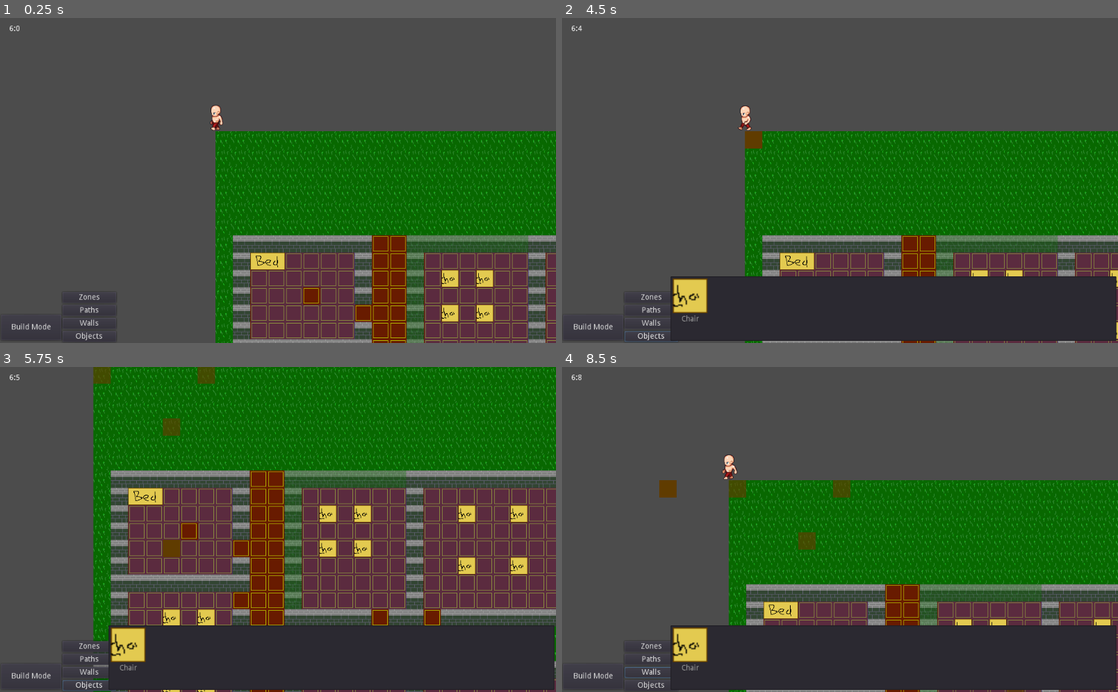
Above: before the commit, frames 1-4 (two rows, left to right).
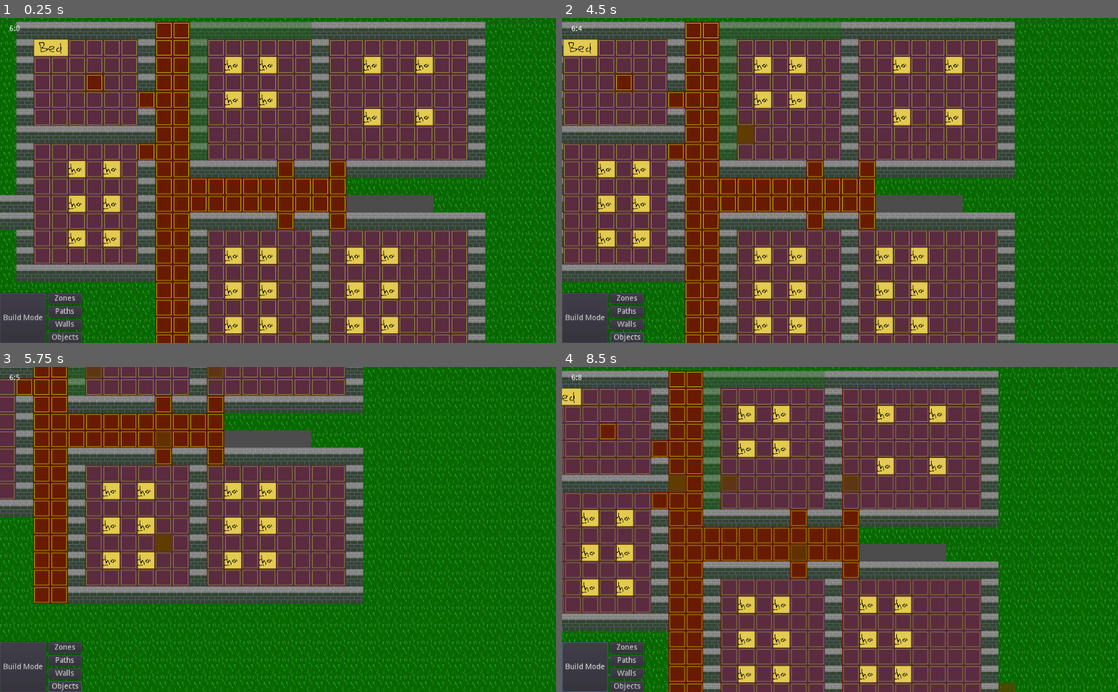
Above: after the commit, the same moments.

Repository: SLangrick/Builder
Game: Godot game, scene res://Main.tscn
Same seed, same stepped clock (60 frames per second), same inputs: the game is played once before the commit and once after it. The engine's default icon, where the game draws it, is replaced by a stand-in: a white triangle on a blue panel in a dark square.
Inputs (mouse positions are in pixels of both pictures, inside the frame that each line leads up to):
- Up to frame 1 (0.25 s): no input
- Up to frame 2 (4.5 s): click "Build Mode" at 0.5 s; click "Zones" at 1.25 s; click "Paths" at 2 s; click "Walls" at 2.75 s; click "Objects" at 3.5 s; tap Enter at 4.25 s; move the mouse to (778, 131) at 4.27 s; press the mouse at (778, 131) at 4.28 s; hold Right (ui_right) from 4.28 s (still down)
- Up to frame 3 (5.75 s): move the mouse to (166, 545) at 5.02 s; release Right (ui_right) at 5.03 s; release the mouse at (166, 545) at 5.03 s; hold Down (ui_down) from 5.03 s (still down); tap R at 5.1 s
- Up to frame 4 (8.5 s): move the mouse to (895, 458) at 5.77 s; release Down (ui_down) at 5.78 s; hold Right (ui_right) 5.78-6.53 s; hold 1 5.78-6.53 s; move the mouse to (812, 594) at 6.52 s; hold Up (ui_up) 6.53-7.28 s; tap 2 at 6.6 s; click (812, 594) at 6.67 s; move the mouse to (1006, 578) at 7.27 s; hold 3 7.28-8.03 s; hold Left (ui_left) from 7.28 s (still down); move the mouse to (673, 480) at 8.02 s; tap 4 at 8.1 s

The runs differ from the first frame. In frame 1, 87% of the frame differs, in the area x 0-100%, y 0-100%; in frame 2, 88%; in frame 3, 83%; in frame 4, 87%.
Error before the commit: Invalid get index 'Class1' (on base: 'Dictionary'). (res://Main.gd:57)
Error after the commit: Invalid set index 'text' (on base: 'null instance') with value of type 'String'. (res://Main.gd:127)

Commit message:
Added Free activities
Added Freetime decision in Area Node. Need to add zones to area once zone created

Diff:
--- a/Area.gd
+++ b/Area.gd
@@ -4,3 +4,54 @@
 onready var Zones = $Zones
 onready var Objects = $Object
 onready var ToBuild = $ToBuild
+
+var FreeTime_Zones = []
+var House1_Zones = []
+var Freetime_Activities = []
+
+
+func _ready() -> void:
+	freetime(1)
+
+func freetime(house):
+	Freetime_Activities.append(0)
+	Freetime_Activities.append(1)
+	for i in FreeTime_Zones:
+		var type
+		type = i.get_type
+		var counter = 0
+		while counter < i.get_Unassinged_Number():
+			counter =+ 1
+			if type == "Library":
+				Freetime_Activities.append(3)
+
+
+	if house == 1:
+		for i in House1_Zones:
+			var type
+			type = i.get_type
+			var counter = 0
+			while counter < i.get_Unassinged_Number():
+				counter =+ 1
+				if type == "Library":
+					Freetime_Activities.append(2)
+	#add for other houses
+	var num = randi() % Freetime_Activities.size()
+	var value = Freetime_Activities[num]
+	if value == 0:
+		#cloud watch
+#		var used = Pathable.get_used_cells_by_id(0)
+#		num = randi() % used.size()
+		return "Cloudwatch"
+	elif value == 1:
+		#change to paper plane or something
+		return "Cloudwatch"
+	elif value == 2:
+		#socialise in common room
+		return "Common"
+	elif value == 3:
+		#socialise in common room
+		return "Library"
+	elif value == 4:
+		#socialise in common room
+		return "Duel"
--- a/Main.tscn
+++ b/Main.tscn
@@ -63,22 +63,12 @@
 script = ExtResource( 1 )
 
 [node name="Camera" parent="Area" instance=ExtResource( 3 )]
-position = Vector2( 115.338, 91.0601 )
+position = Vector2( 514.352, 485.164 )
 collision_layer = 0
 collision_mask = 0
 
 [node name="CanvasLayer" type="CanvasLayer" parent="."]
 script = ExtResource( 4 )
-
-[node name="Button" type="Button" parent="CanvasLayer"]
-margin_left = 2.0
-margin_top = 548.0
-margin_right = 113.0
-margin_bottom = 595.0
-text = "Build Mode"
-__meta__ = {
-"_edit_use_anchors_": false
-}
 
 [node name="lblWorldTime" type="Label" parent="CanvasLayer"]
 margin_left = 16.8688
@@ -98,54 +88,69 @@
 "_edit_use_anchors_": false
 }
 
-[node name="VBoxContainer" type="VBoxContainer" parent="CanvasLayer/Tabs"]
-margin_left = 84.0
-margin_top = 420.0
-margin_right = 183.0
-margin_bottom = 512.0
+[node name="ItemList" type="ItemList" parent="CanvasLayer"]
+margin_left = 155.0
+margin_top = 508.0
+margin_right = 155.0
+margin_bottom = 600.0
 __meta__ = {
 "_edit_use_anchors_": false
 }
 
-[node name="Zones" type="Button" parent="CanvasLayer/Tabs/VBoxContainer"]
-margin_right = 99.0
+[node name="HBoxContainer" type="HBoxContainer" parent="CanvasLayer"]
+anchor_top = 1.0
+anchor_bottom = 1.0
+margin_top = -92.0
+margin_right = 225.0
+__meta__ = {
+"_edit_use_anchors_": true
+}
+
+[node name="Button" type="Button" parent="CanvasLayer/HBoxContainer"]
+margin_right = 85.0
+margin_bottom = 92.0
+text = "Build Mode"
+__meta__ = {
+"_edit_use_anchors_": false
+}
+
+[node name="VBoxContainer" type="VBoxContainer" parent="CanvasLayer/HBoxContainer"]
+margin_left = 89.0
+margin_right = 151.0
+margin_bottom = 92.0
+__meta__ = {
+"_edit_use_anchors_": false
+}
+
+[node name="Zones" type="Button" parent="CanvasLayer/HBoxContainer/VBoxContainer"]
+margin_right = 62.0
 margin_bottom = 20.0
 text = "Zones"
 __meta__ = {
 "_edit_use_anchors_": false
 }
 
-[node name="Paths" type="Button" parent="CanvasLayer/Tabs/VBoxContainer"]
+[node name="Paths" type="Button" parent="CanvasLayer/HBoxContainer/VBoxContainer"]
 margin_top = 24.0
-margin_right = 99.0
+margin_right = 62.0
 margin_bottom = 44.0
 text = "Paths"
 
-[node name="Walls" type="Button" parent="CanvasLayer/Tabs/VBoxContainer"]
+[node name="Walls" type="Button" parent="CanvasLayer/HBoxContainer/VBoxContainer"]
 margin_top = 48.0
-margin_right = 99.0
+margin_right = 62.0
 margin_bottom = 68.0
 text = "Walls"
 
-[node name="Objects" type="Button" parent="CanvasLayer/Tabs/VBoxContainer"]
+[node name="Objects" type="Button" parent="CanvasLayer/HBoxContainer/VBoxContainer"]
 margin_top = 72.0
-margin_right = 99.0
+margin_right = 62.0
 margin_bottom = 92.0
 text = "Objects"
-
-[node name="ItemList" type="ItemList" parent="CanvasLayer"]
-visible = false
-margin_left = 200.0
-margin_top = 477.0
-margin_right = 1021.0
-margin_bottom = 596.0
-__meta__ = {
-"_edit_use_anchors_": false
-}
 [connection signal="Mode_Change" from="CanvasLayer" to="." method="_on_CanvasLayer_Mode_Change"]
-[connection signal="pressed" from="CanvasLayer/Button" to="CanvasLayer" method="_on_Button_pressed"]
-[connection signal="pressed" from="CanvasLayer/Tabs/VBoxContainer/Zones" to="CanvasLayer" method="_on_Zones_pressed"]
-[connection signal="pressed" from="CanvasLayer/Tabs/VBoxContainer/Paths" to="CanvasLayer" method="_on_Paths_pressed"]
-[connection signal="pressed" from="CanvasLayer/Tabs/VBoxContainer/Walls" to="CanvasLayer" method="_on_Walls_pressed"]
-[connection signal="pressed" from="CanvasLayer/Tabs/VBoxContainer/Objects" to="CanvasLayer" method="_on_Objects_pressed"]
 [connection signal="item_selected" from="CanvasLayer/ItemList" to="CanvasLayer" method="_on_ItemList_item_selected"]
+[connection signal="pressed" from="CanvasLayer/HBoxContainer/Button" to="CanvasLayer" method="_on_Button_pressed"]
+[connection signal="pressed" from="CanvasLayer/HBoxContainer/VBoxContainer/Zones" to="CanvasLayer" method="_on_Zones_pressed"]
+[connection signal="pressed" from="CanvasLayer/HBoxContainer/VBoxContainer/Paths" to="CanvasLayer" method="_on_Paths_pressed"]
+[connection signal="pressed" from="CanvasLayer/HBoxContainer/VBoxContainer/Walls" to="CanvasLayer" method="_on_Walls_pressed"]
+[connection signal="pressed" from="CanvasLayer/HBoxContainer/VBoxContainer/Objects" to="CanvasLayer" method="_on_Objects_pressed"]
--- a/Student.gd
+++ b/Student.gd
@@ -5,6 +5,7 @@
 onready var Map = $"../../Navigation2D/Pathable"
 # onready var Objects = $"../../Object"
 onready var Zones = $"../../Zones"
+onready var AreaNode = $"../.."
 onready var Controller = $".."
 
 
@@ -30,6 +31,7 @@
 var LastName = ""
 var Age = 11
 var Grade = 1
+var House = "House1"
 var Dorm
 
 var Classes = ["Alchemy", "Conjuration", "Enchanting"]
@@ -55,16 +57,17 @@
 			#insert decision
 
 			desired_location = Dorm
-			set_action_location(desired_location)
+			set_movement_location(desired_location)
 		MOVE:
 			move_to_location(delta)
 		WAITING:
 			pass
 		FREE:
-			desired_location = Vector2(1,1)
-			set_action_location(desired_location)
+			#insert house
+			desired_location = AreaNode.freetime(1)
+			set_free_location(desired_location)
 
-func set_action_location(location):
+func set_movement_location(location):
 	var tile_pos = Map.map_to_world(location)
 	tile_pos = Vector2(tile_pos.x + (Map.cell_size.x / 2), tile_pos.y + (Map.cell_size.y / 1.9))
 	path_navigate = nav.get_simple_path(position, tile_pos, false)
@@ -76,6 +79,17 @@
 	#Remove from seat array
 	if !desired_location == Dorm:
 		Zones.remove_assigned_seat(current_activity, desired_location)
+
+func set_free_location(location):
+	if location == "Cloudwatch":
+		var used = Map.get_used_cells_by_id(0)
+		var num = randi() % used.size()
+		desired_location = Dorm
+		set_movement_location(used[num])
+	else:
+		set_activity(location)
+
+
 func set_activity(activity):
 	#Setting the current activity
 	if activity == "CLASS1":
@@ -92,7 +106,7 @@
 	#Set seat or If no seats available then free
 	if Zones.get_class_seats(activity) > 0:
 		desired_location = Zones.set_class_seat(activity)
-		set_action_location(desired_location)
+		set_movement_location(desired_location)
 	else:
 		state = FREE
 
--- a/Student.tscn
+++ b/Student.tscn
@@ -346,7 +346,7 @@
 position = Vector2( 0.25, -30.5 )
 frames = SubResource( 52 )
 animation = "Walk_Left"
-frame = 6
+frame = 7
 playing = true
 
 [node name="Node2D" type="Node2D" parent="."]
@@ -386,7 +386,7 @@
 position = Vector2( 1.31, -69.0885 )
 frames = ExtResource( 4 )
 animation = "Chat"
-frame = 3
+frame = 2
 playing = true
 [connection signal="input_event" from="." to="." method="_on_Player_input_event"]
 [connection signal="mouse_entered" from="." to="." method="_on_Player_mouse_entered"]
Not shown, added: export_presets.cfg
